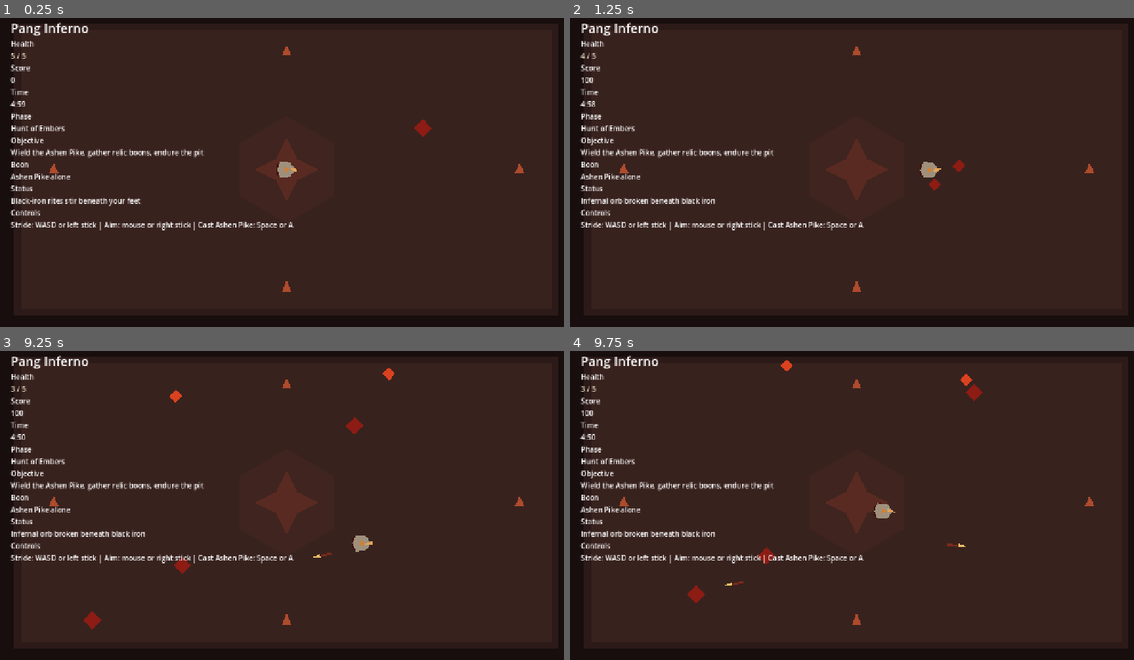
Above: before the commit, frames 1-4 (two rows, left to right).
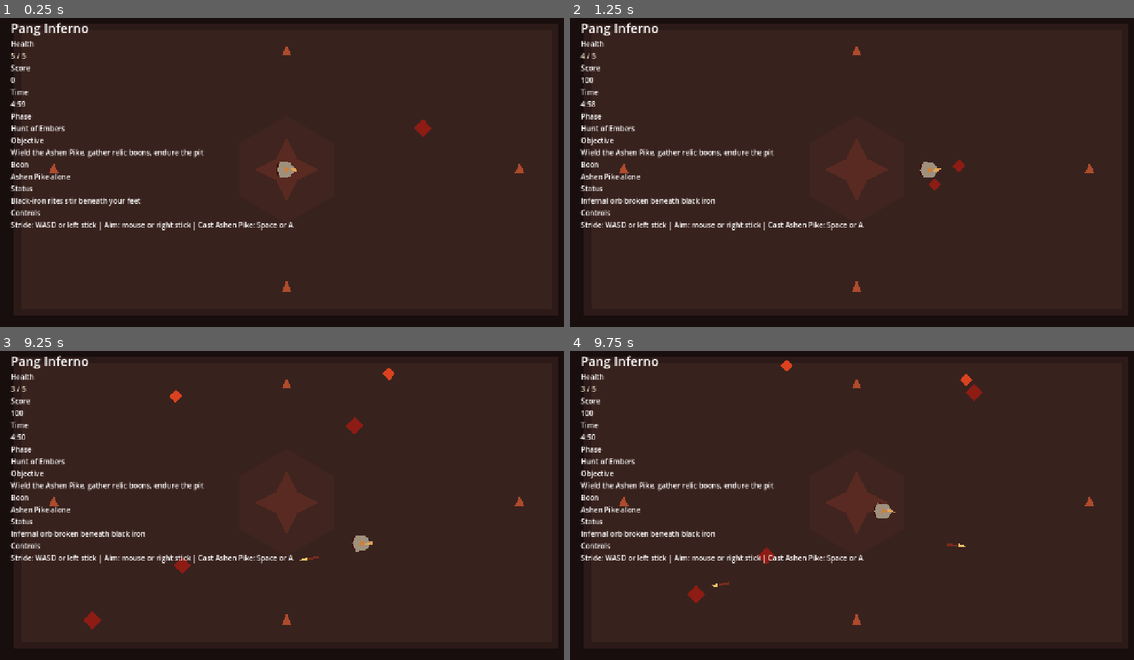
Above: after the commit, the same moments.

Repository: fj-vega/pang-inferno
Game: Godot game, scene res://scenes/main/Main.tscn
Same seed, same stepped clock (60 frames per second), same inputs: the game is played once before the commit and once after it.
Inputs (mouse positions are in pixels of both pictures, inside the frame that each line leads up to):
- Up to frame 1 (0.25 s): no input
- Up to frame 2 (1.25 s): tap Enter at 0.5 s; move the mouse to (981, 153) at 0.52 s; hold D (move_right) from 0.53 s (still down); hold Space (fire) from 0.53 s (still down); click (981, 153) at 0.67 s
- Up to frame 3 (9.25 s): move the mouse to (169, 517) at 1.27 s; release D (move_right) at 1.28 s; release Space (fire) at 1.28 s; hold S (move_down) 1.28-2.03 s; tap Space (fire) at 1.35, 3.05, 4.35, 6.05, 7.35, 9.05 s; click (169, 517) at 1.42 s; move the mouse to (344, 431) at 2.02 s; hold D (move_right) 2.03-2.78 s; hold Space (fire) 2.03-2.78 s; tap Enter at 2.1, 5.1, 8.1 s; click (344, 431) at 2.17 s; move the mouse to (259, 567) at 2.77 s; hold W (move_up) 2.78-3.53 s; tap P at 2.85, 5.85, 8.85 s; click (259, 567) at 2.92 s; move the mouse to (456, 551) at 3.52 s; hold Space (fire) 3.53-4.28 s; hold A (move_left) 3.53-5.03 s; click (456, 551) at 3.67 s; move the mouse to (112, 452) at 4.27 s; click (112, 452) at 4.42 s; move the mouse to (315, 502) at 5.02 s; hold S (move_down) 5.03-5.78 s; hold Space (fire) 5.03-5.78 s; click (315, 502) at 5.17 s; move the mouse to (203, 422) at 5.77 s; hold D (move_right) 5.78-6.53 s; click (203, 422) at 5.92 s; move the mouse to (411, 486) at 6.52 s; hold W (move_up) 6.53-7.28 s; hold Space (fire) 6.53-7.28 s; click (411, 486) at 6.67 s; move the mouse to (169, 517) at 7.27 s; hold D (move_right) 7.28-8.03 s; click (169, 517) at 7.42 s; move the mouse to (344, 431) at 8.02 s; hold S (move_down) 8.03-8.78 s; hold Space (fire) 8.03-8.78 s; click (344, 431) at 8.17 s; move the mouse to (259, 567) at 8.77 s; hold A (move_left) from 8.78 s (still down); click (259, 567) at 8.92 s
- Up to frame 4 (9.75 s): move the mouse to (1026, 551) at 9.52 s; release A (move_left) at 9.53 s; hold W (move_up) from 9.53 s (still down); hold Space (fire) from 9.53 s (still down); click (1026, 551) at 9.67 s

Frames 1-2 are identical in both runs. In frame 3, less than 0.1% of the frame differs, in the area x 53-59%, y 65-68%; in frame 4, less than 0.1%.

Commit message:
Fix firing reliability and end-of-run feedback

Diff:
--- a/scenes/ui/HUD.tscn
+++ b/scenes/ui/HUD.tscn
@@ -67,3 +67,31 @@
 custom_minimum_size = Vector2(420, 0)
 autowrap_mode = 3
 text = "Move: WASD or left stick | Aim: mouse or right stick | Fire: Space or A"
+
+[node name="ResultPanel" type="PanelContainer" parent="."]
+visible = false
+offset_left = 360.0
+offset_top = 240.0
+offset_right = 920.0
+offset_bottom = 440.0
+
+[node name="MarginContainer" type="MarginContainer" parent="ResultPanel"]
+theme_override_constants/margin_left = 24
+theme_override_constants/margin_top = 24
+theme_override_constants/margin_right = 24
+theme_override_constants/margin_bottom = 24
+
+[node name="VBoxContainer" type="VBoxContainer" parent="ResultPanel/MarginContainer"]
+alignment = 1
+
+[node name="ResultTitle" type="Label" parent="ResultPanel/MarginContainer/VBoxContainer"]
+horizontal_alignment = 1
+theme_override_font_sizes/font_size = 34
+text = "Victory"
+
+[node name="ResultSubtitle" type="Label" parent="ResultPanel/MarginContainer/VBoxContainer"]
+custom_minimum_size = Vector2(500, 0)
+autowrap_mode = 3
+horizontal_alignment = 1
+theme_override_font_sizes/font_size = 18
+text = "The inferno yields."
--- a/scripts/player/player_controller.gd
+++ b/scripts/player/player_controller.gd
@@ -7,17 +7,24 @@
 const ARENA_MARGIN := 48.0
 const ARENA_SIZE := Vector2(1280.0, 720.0)
 const BASE_FIRE_COOLDOWN := 0.22
+const FIRE_BUFFER_DURATION := 0.12
 
 @onready var facing_indicator: Polygon2D = $FacingIndicator
 
 var look_direction := Vector2.RIGHT
 var fire_cooldown_remaining := 0.0
+var fire_buffer_remaining := 0.0
 var fire_cooldown_multiplier := 1.0
 var rapid_fire_duration_remaining := 0.0
 var piercing_shots_remaining := 0
 
 func _ready() -> void:
 	add_to_group("player")
+
+
+func _unhandled_input(event: InputEvent) -> void:
+	if event.is_action_pressed("fire"):
+		fire_buffer_remaining = FIRE_BUFFER_DURATION
 
 
 func _physics_process(delta: float) -> void:
@@ -69,12 +76,15 @@
 
 func _update_firing(delta: float) -> void:
 	fire_cooldown_remaining = max(fire_cooldown_remaining - delta, 0.0)
-	if not Input.is_action_pressed("fire"):
+	fire_buffer_remaining = max(fire_buffer_remaining - delta, 0.0)
+	var wants_to_fire := Input.is_action_pressed("fire") or fire_buffer_remaining > 0.0
+	if not wants_to_fire:
 		return
 	if fire_cooldown_remaining > 0.0:
 		return
 
 	fire_cooldown_remaining = BASE_FIRE_COOLDOWN * fire_cooldown_multiplier
+	fire_buffer_remaining = 0.0
 	shot_requested.emit(global_position + (look_direction * 24.0), look_direction, piercing_shots_remaining)
 
 
--- a/scripts/systems/game_flow.gd
+++ b/scripts/systems/game_flow.gd
@@ -73,6 +73,8 @@
 func _configure_hud() -> void:
 	if hud.has_method("set_round_time"):
 		hud.call("set_round_time", ROUND_DURATION)
+	if hud.has_method("clear_result"):
+		hud.call("clear_result")
 	if hud.has_method("set_phase"):
 		hud.call("set_phase", "Hunt of Embers")
 	if hud.has_method("set_objective"):
@@ -170,6 +172,8 @@
 		hud.call("set_objective", "The pit has claimed the hunter")
 	if hud.has_method("set_status"):
 		hud.call("set_status", "The hunter falls beneath the inferno")
+	if hud.has_method("show_result"):
+		hud.call("show_result", "You Died", "The inferno took the hunter. Press F5 to descend again.", Color(0.819608, 0.278431, 0.227451, 1))
 
 
 func _on_enemy_defeated(position: Vector2, score_value: int, split_count: int, child_rank: int, child_scale: float) -> void:
@@ -241,6 +245,8 @@
 		hud.call("set_objective", "You endured the pit until the embers dimmed")
 	if hud.has_method("set_status"):
 		hud.call("set_status", "The pit relents, for now")
+	if hud.has_method("show_result"):
+		hud.call("show_result", "Round Survived", "You lasted until the final embers. Press F5 to hunt again.", Color(0.878431, 0.678431, 0.352941, 1))
 
 
 func _on_boss_defeated() -> void:
@@ -256,6 +262,8 @@
 		hud.call("set_objective", "The blood altar lies silent beneath your triumph")
 	if hud.has_method("set_status"):
 		hud.call("set_status", "Victory: the infernal champion lies broken")
+	if hud.has_method("show_result"):
+		hud.call("show_result", "Victory", "The infernal champion is broken. Press F5 to begin a new descent.", Color(0.92549, 0.780392, 0.470588, 1))
 
 
 func _on_player_boons_changed(summary_text: String) -> void:
@@ -278,6 +286,7 @@
 	changed = _add_key_action("move_down", KEY_S, KEY_DOWN) or changed
 	changed = _add_key_action("fire", KEY_SPACE, KEY_ENTER) or changed
 	changed = _add_key_action("pause", KEY_ESCAPE, KEY_P) or changed
+	changed = _add_mouse_button_action("fire", MOUSE_BUTTON_LEFT) or changed
 	changed = _add_joy_axis_action("move_left", JOY_AXIS_LEFT_X, -1.0) or changed
 	changed = _add_joy_axis_action("move_right", JOY_AXIS_LEFT_X, 1.0) or changed
 	changed = _add_joy_axis_action("move_up", JOY_AXIS_LEFT_Y, -1.0) or changed
@@ -339,3 +348,17 @@
 	event.button_index = button_index
 	InputMap.action_add_event(action_name, event)
 	return true
+
+
+func _add_mouse_button_action(action_name: StringName, button_index: MouseButton) -> bool:
+	var changed := false
+	if not InputMap.has_action(action_name):
+		InputMap.add_action(action_name)
+		changed = true
+	for existing_event in InputMap.action_get_events(action_name):
+		if existing_event is InputEventMouseButton and existing_event.button_index == button_index:
+			return changed
+	var event := InputEventMouseButton.new()
+	event.button_index = button_index
+	InputMap.action_add_event(action_name, event)
+	return true
--- a/scripts/ui/hud.gd
+++ b/scripts/ui/hud.gd
@@ -11,6 +11,9 @@
 @onready var boon_value: Label = $MarginContainer/VBoxContainer/BoonValue
 @onready var status_value: Label = $MarginContainer/VBoxContainer/StatusValue
 @onready var controls_value: Label = $MarginContainer/VBoxContainer/ControlsValue
+@onready var result_panel: PanelContainer = $ResultPanel
+@onready var result_title: Label = $ResultPanel/MarginContainer/VBoxContainer/ResultTitle
+@onready var result_subtitle: Label = $ResultPanel/MarginContainer/VBoxContainer/ResultSubtitle
 
 func set_health(current_health: int, max_health: int) -> void:
 	health_value.text = "%d / %d" % [current_health, max_health]
@@ -46,3 +49,14 @@
 
 func set_controls_hint(text: String) -> void:
 	controls_value.text = text
+
+
+func show_result(title: String, subtitle: String, accent_color: Color) -> void:
+	result_panel.visible = true
+	result_title.text = title
+	result_title.modulate = accent_color
+	result_subtitle.text = subtitle
+
+
+func clear_result() -> void:
+	result_panel.visible = false
Not shown, changed: docs/MEMORY.md
Not shown, changed: docs/STRUCTURE.md
